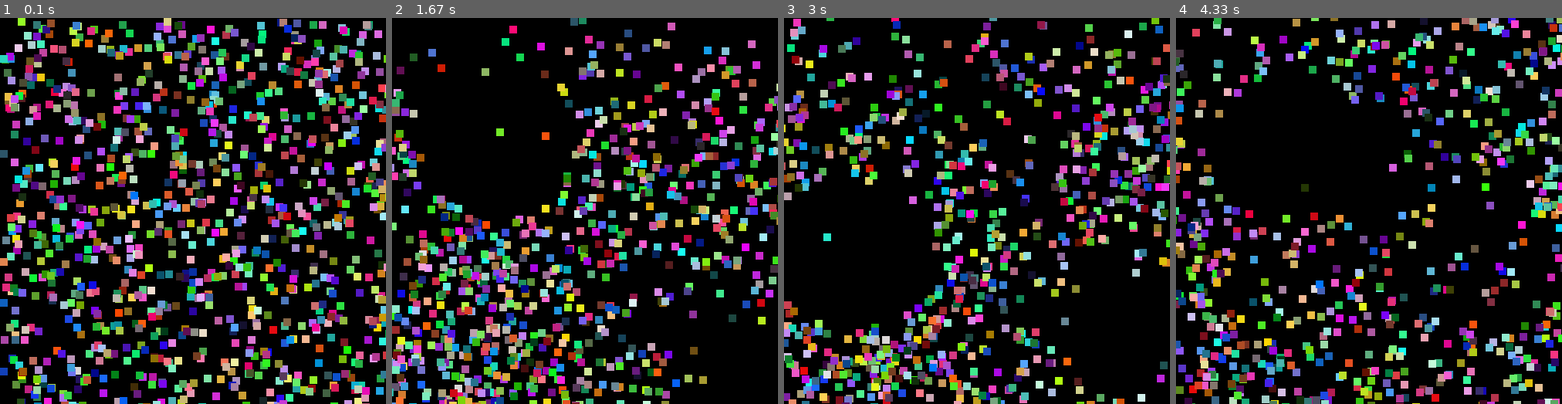
Above: before the commit, frames 1-4 (left to right).
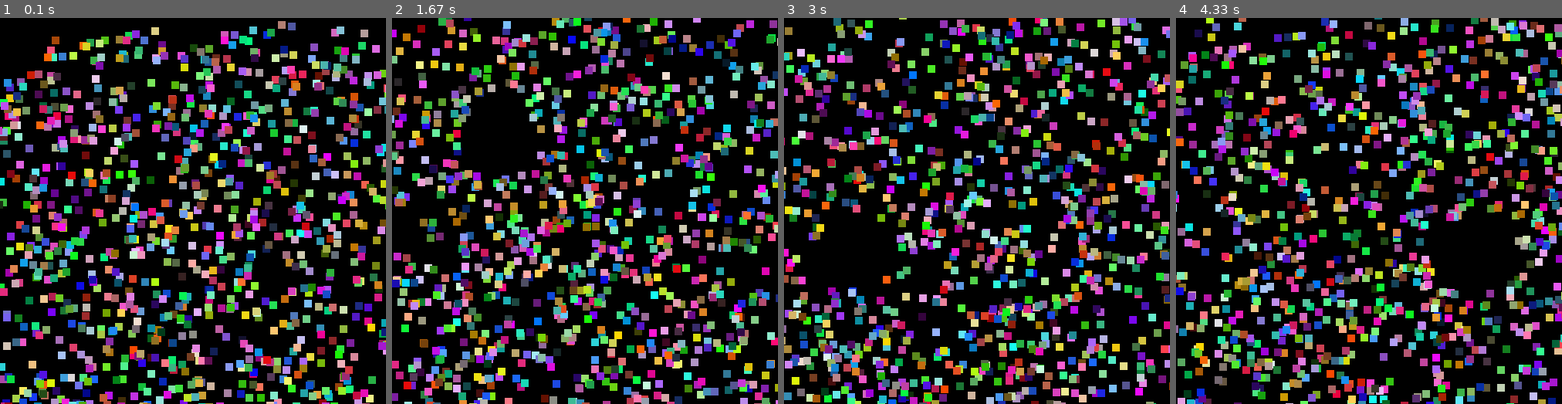
Above: after the commit, the same moments.

Repository: DeaSTL/pygame-OO
Game: pygame game, started from main.py
Two runs of this game, one before a commit and one after it. Both use one fixed random seed, a clock stepped at 60 frames per second and the inputs below.
Inputs (mouse positions are in pixels of both pictures, inside the frame that each line leads up to):
- Up to frame 1 (0.1 s): no input
- Up to frame 2 (1.67 s): click (585, 211) at 0.38 s; click (623, 295) at 0.72 s; click (727, 346) at 1.05 s; click (492, 133) at 1.38 s
- Up to frame 3 (3 s): click (977, 257) at 1.72 s; click (922, 129) at 2.05 s; click (1112, 311) at 2.38 s; click (849, 249) at 2.72 s
- Up to frame 4 (4.33 s): click (1257, 137) at 3.05 s; click (1384, 195) at 3.42 s; click (1284, 141) at 3.92 s; click (1473, 253) at 4.25 s

The runs differ from the first frame. In frame 1, 50% of the frame differs, in the area x 0-100%, y 0-100%; in frame 2, 46%; in frame 3, 44%; in frame 4, 43%.

Commit message:
Set the frames to 60

Diff:
--- a/main.py
+++ b/main.py
@@ -35,7 +35,7 @@
 			if part.getPositionY() < 0:
 				part.setSpeed(-part.getSpeed())
 				part.setAngle(part.getAngle()+90)
-			if ma.distance(part.getPositionX(),part.getPositionY(),mouse_pos[0],mouse_pos[1]) < 100:
+			if ma.distance(part.getPositionX(),part.getPositionY(),mouse_pos[0],mouse_pos[1]) < 50:
 				part.setPositionX(part.getPositionX()+100*part.getSlope()[0])
 				part.setPositionY(part.getPositionY()+100*part.getSlope()[1])
 	def onStart(self):
@@ -46,4 +46,4 @@
 		self.applyForce()
 		self.checkCollision()
 
-main(500,500,20).start()
+main(500,500,60).start()
